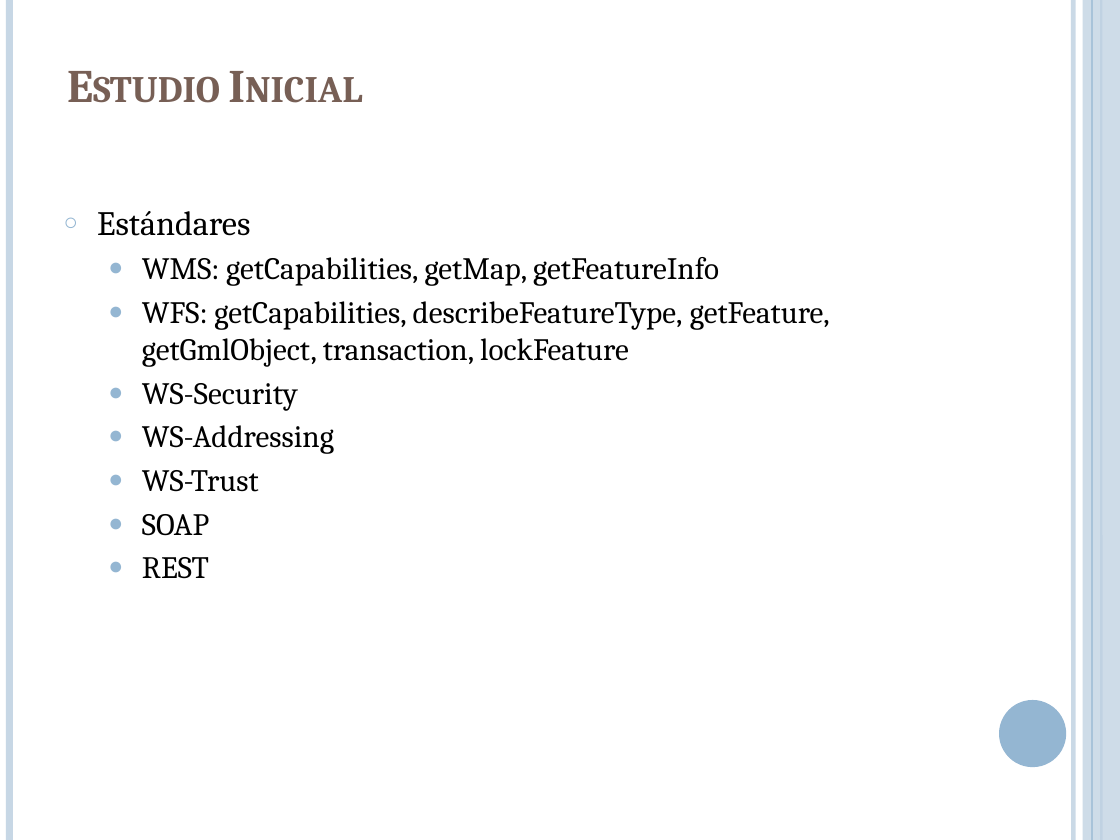
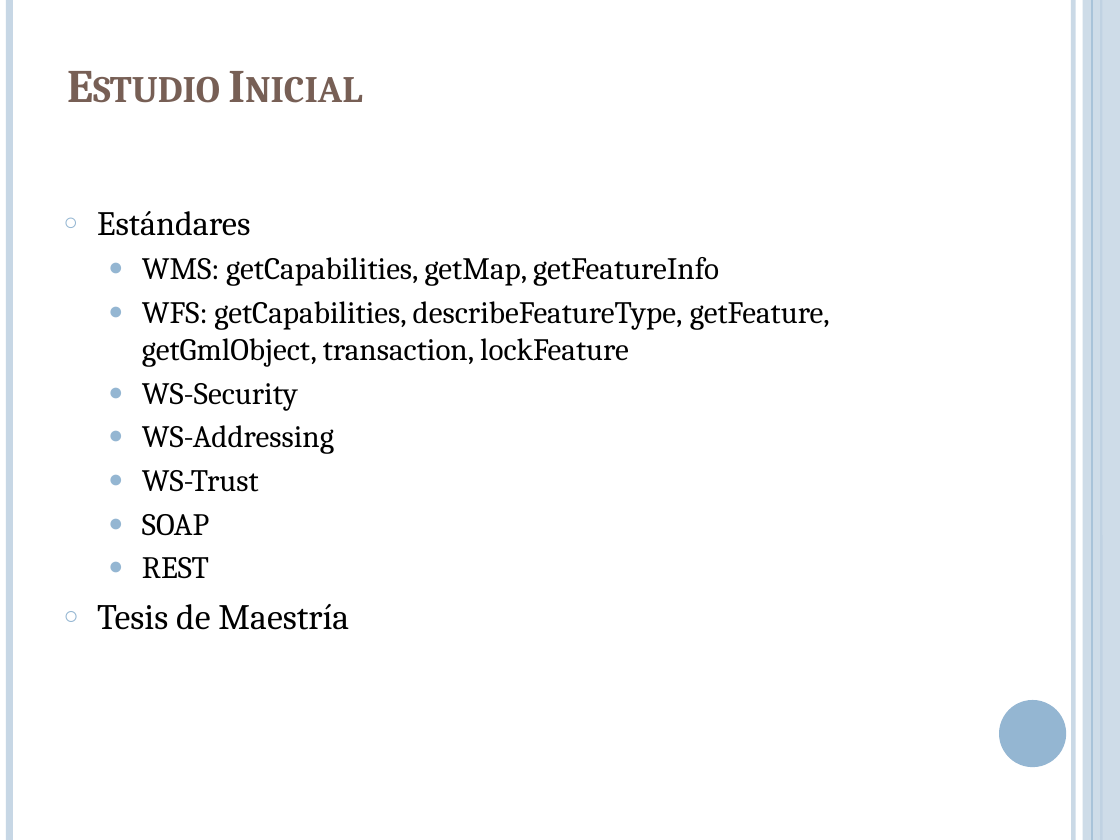
Before and after one commit to lcpaso1/integracion-gis-pge, a slide deck: slide 12 of Presentacion.pptx. Drawn at 1120x840 pixels with LibreOffice and Linux fonts; fonts in the diff are those of the drawing. Boxes give left, top, right and bottom in pixels: in the first picture for what was removed or moved away, otherwise in the second. Text is boxed around its words. In the diff, an @@ line names an element or a change of style, - is before the commit and + after.

```diff
--- a/Presentacion.pptx
+++ b/Presentacion.pptx
@@ text at box(97, 604, 349, 630): paragraph added @@
+○ Tesis de Maestría
```
Also in this commit, not shown: 1 other slide changed.
